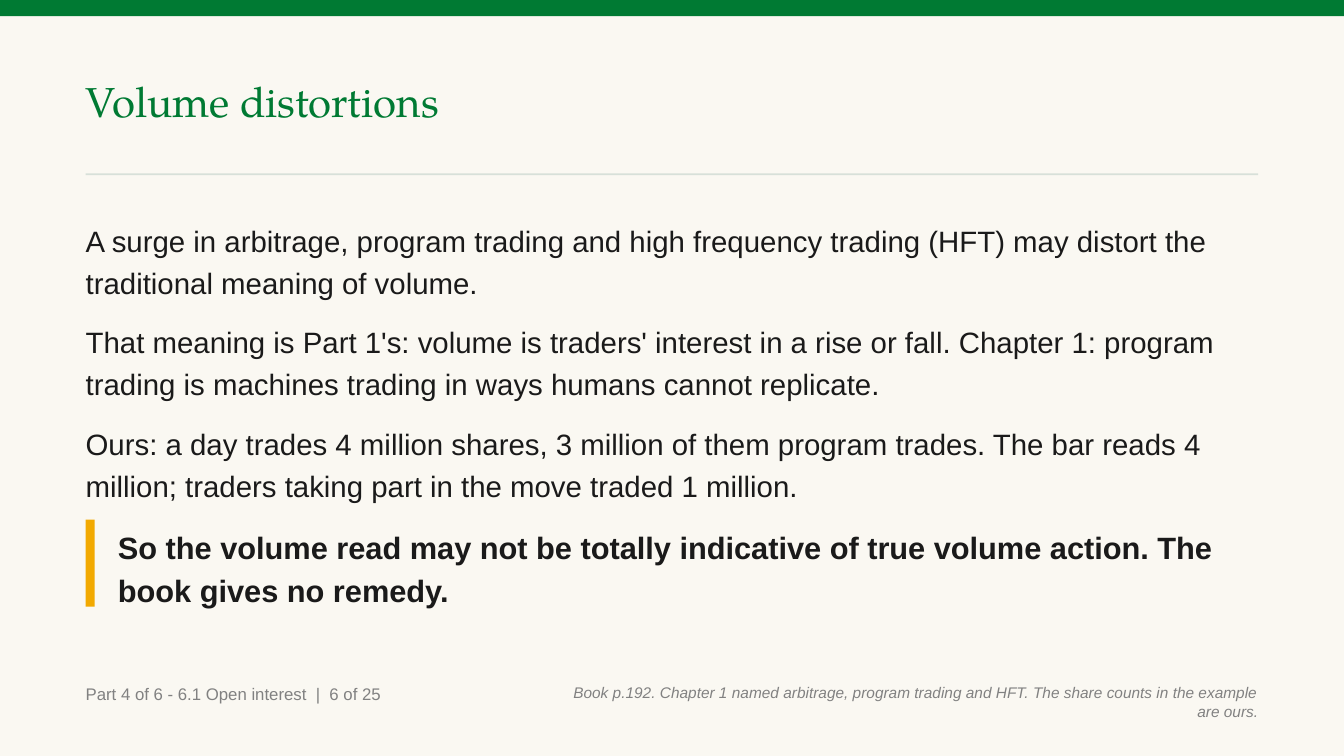
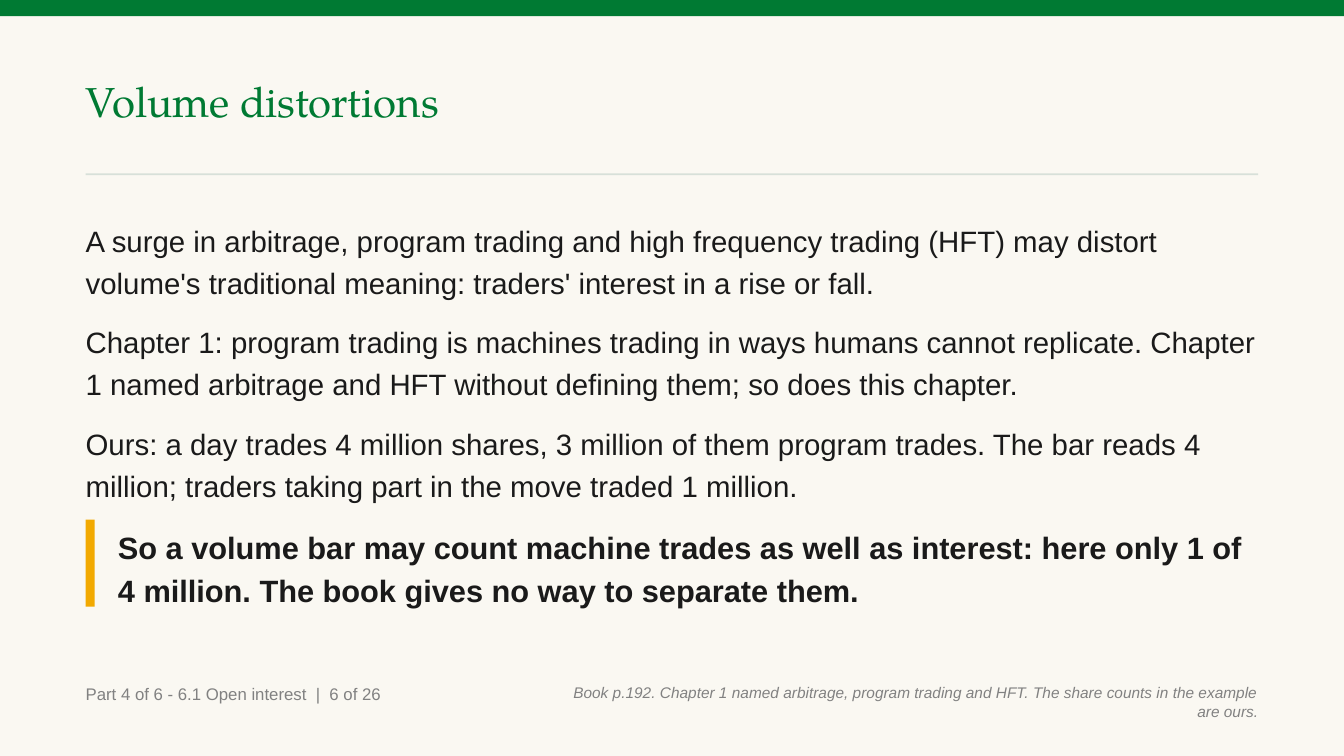
Before and after one commit to benjiesotelo-sudo/Telos_FIN1209, a slide deck: slide 75 of chapter-06/FIN1209-Chapter-06.pptx. Drawn at 1344x756 pixels with LibreOffice and Linux fonts; fonts in the diff are those of the drawing. Boxes give left, top, right and bottom in pixels: in the first picture for what was removed or moved away, otherwise in the second. Text is boxed around its words. In the diff, an @@ line names an element or a change of style, - is before the commit and + after.

Commit message:
Chapter 6 Part 4: fix the fresh reader's ten failing slides
Reading the tick and the TRIN now says Figure 6.25 departs from the
short-term rule printed above it, says its tick goes below zero so it is
not tick volume, and ends on what to do. The bearish day quotes both the
text and the figure on the tick and reads the circled extreme bearish
ticks. What the change in volume tells keeps Part 1's two tests apart.
The four steps define the intersection in the body, and a new slide says
what our two levels did, including the break. Figure 6.29's dark columns
are tied to its overextended volume level. Distortions, absolute volume,
silver, 3M and the TRIN term now define or disclaim every term in the
body. No check, answer or title changed.

```diff
--- a/chapter-06/FIN1209-Chapter-06.pptx
+++ b/chapter-06/FIN1209-Chapter-06.pptx
@@ text at box(86, 230, 1255, 401): text changed @@
-A surge in arbitrage, program trading and high frequency trading (HFT) may distort the traditional meaning of volume.
-That meaning is Part 1's: volume is traders' interest in a rise or fall. Chapter 1: program trading is machines trading in ways humans cannot replicate.
+A surge in arbitrage, program trading and high frequency trading (HFT) may distort volume's traditional meaning: traders' interest in a rise or fall.
+Chapter 1: program trading is machines trading in ways humans cannot replicate. Chapter 1 named arbitrage and HFT without defining them; so does this chapter.
@@ text at box(118, 536, 1241, 608): text changed @@
-So the volume read may not be totally indicative of true volume action. The book gives no remedy.
+So a volume bar may count machine trades as well as interest: here only 1 of 4 million. The book gives no way to separate them.
@@ text at box(86, 688, 381, 704): text changed @@
-Part 4 of 6 - 6.1 Open interest | 6 of 25
+Part 4 of 6 - 6.1 Open interest | 6 of 26
```
Also in this commit, not shown: 24 other slides changed, 1 slide added, 2 other files.
